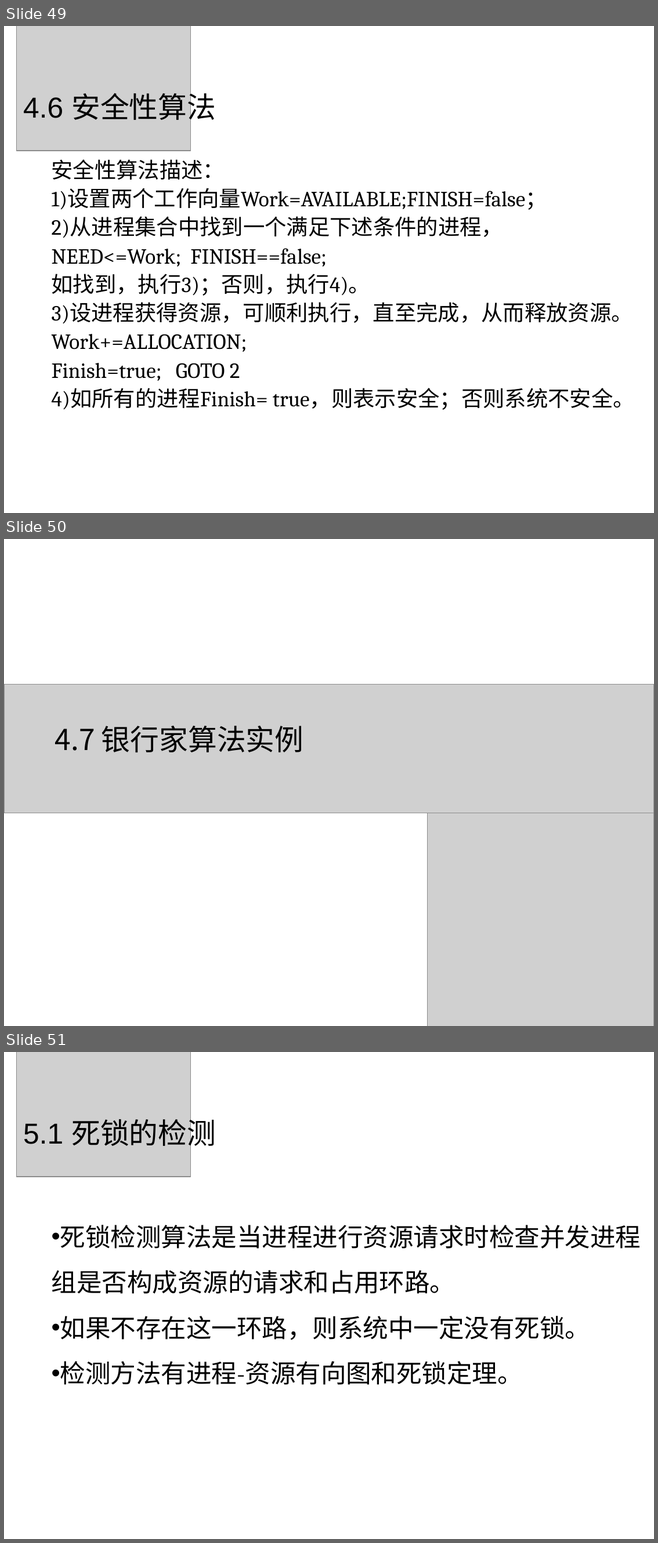
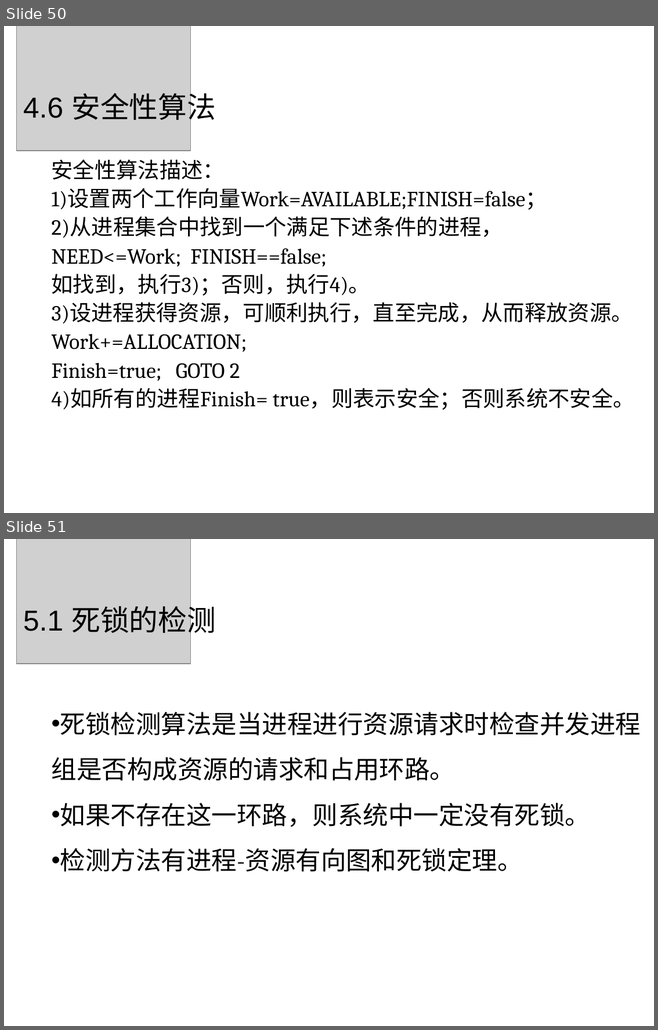
Before and after one commit to zeemeil/zeemeil.github.io, a slide deck: files/2025_2_OS/1028_OS_deadlock.pptx. Shown one above the other, each under a label of ours: slides 49, 50 and 51 before the commit, slides 50 and 51 after it. The pictures are 658x1543 and 658x1030 pixels, drawn with LibreOffice and Linux fonts; fonts in the diff are those of the drawing; grey boxes stand for pictures. Boxes give left, top, right and bottom in pixels: in the first picture for what was removed or moved away, otherwise in the second. Text is boxed around its words. In the diff, an @@ line names an element or a change of style, - is before the commit and + after.

```diff
--- a/files/2025_2_OS/1028_OS_deadlock.pptx
+++ b/files/2025_2_OS/1028_OS_deadlock.pptx
@@ slide 50 removed at box(4, 539, 654, 1026), background #FFFFFF @@
@@ picture removed at box(4, 685, 654, 813) @@
@@ title removed at box(55, 726, 304, 752) @@
-4.7 银行家算法实例
@@ picture removed at box(427, 813, 654, 1026) @@
@@ what was slide 49 is now slide 50 @@
```
Also in this commit, not shown: 1 slide added, 5 other files.
